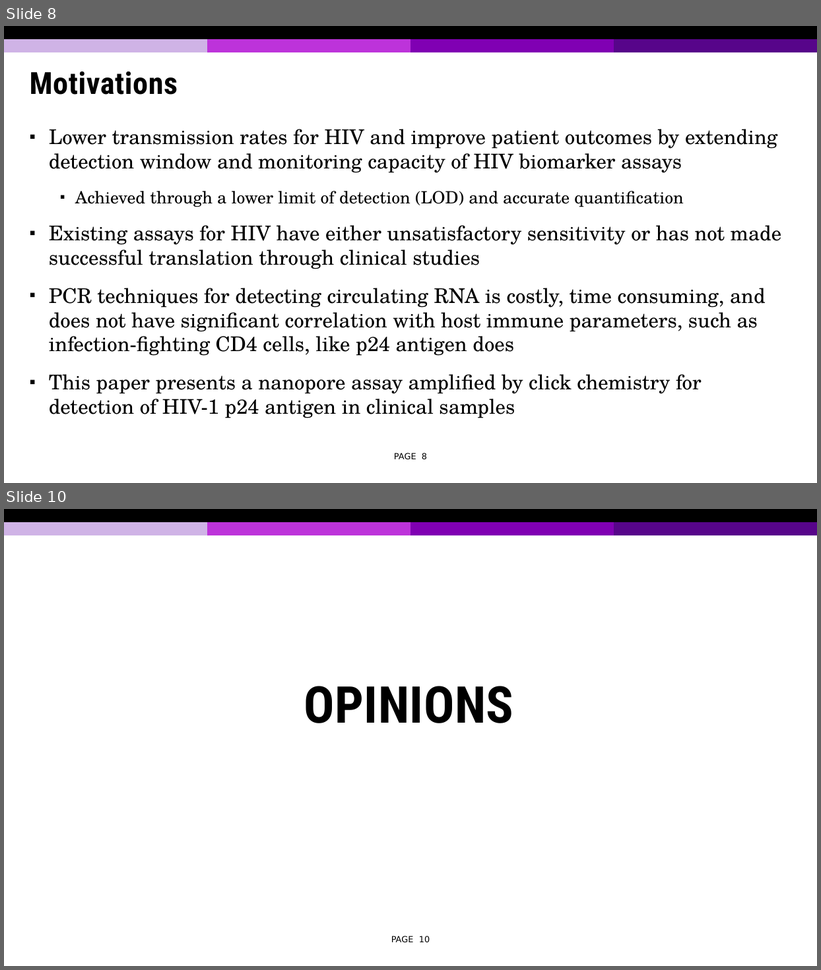
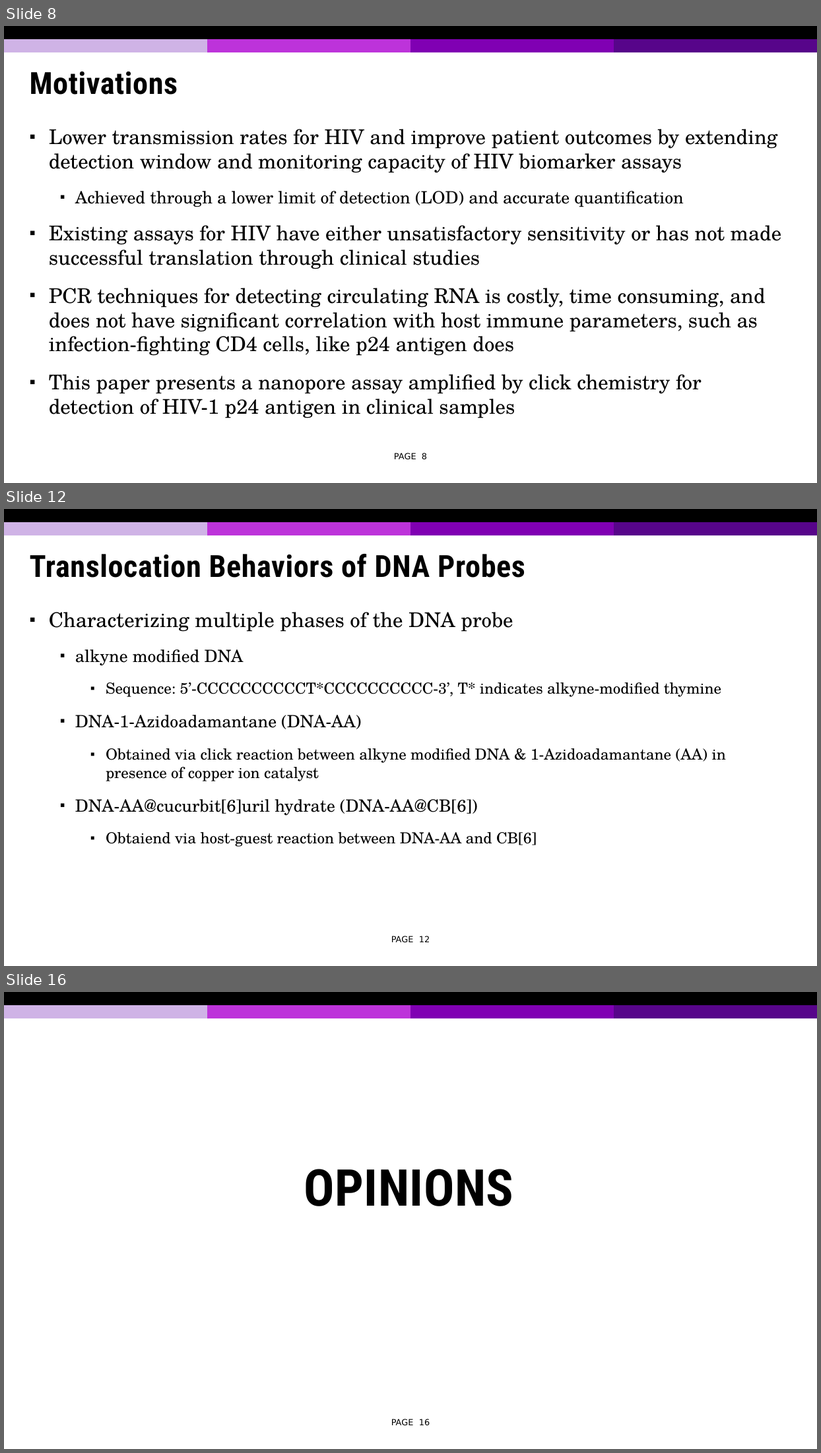
Before and after one commit to tonymin/ECE730, a slide deck: Presentation 2.pptx. Shown one above the other, each under a label of ours: slides 8 and 10 before the commit, slides 8, 12 and 16 after it; the slides between them are not shown. The pictures are 821x970 and 821x1453 pixels, drawn with LibreOffice and Linux fonts; fonts in the diff are those of the drawing; background and template pictures are left out. Boxes give left, top, right and bottom in pixels: in the first picture for what was removed or moved away, otherwise in the second. Text is boxed around its words. In the diff, an @@ line names an element or a change of style, - is before the commit and + after.

```diff
--- a/Presentation 2.pptx
+++ b/Presentation 2.pptx
@@ slide 12 added at (4, 509, 817, 966), background #FFFFFF; not listed: 5 template elements that a slide beside it also shows @@
@@ title added at (30, 554, 525, 578), 27 pt, text #000000, bold @@
+Translocation Behaviors of DNA Probes
@@ text added at (49, 612, 726, 847), 13.5 pt, text #000000 @@
+▪ Characterizing multiple phases of the DNA probe
+  ▪ alkyne modified DNA
+    ▪ Sequence: 5’-CCCCCCCCCCT*CCCCCCCCCC-3’, T* indicates alkyne-modified thymine
+  ▪ DNA-1-Azidoadamantane (DNA-AA)
+    ▪ Obtained via click reaction between alkyne modified DNA & 1-Azidoadamantane (AA) in presence of copper ion catalyst
+  ▪ DNA-AA@cucurbit[6]uril hydrate (DNA-AA@CB[6])
+    ▪ Obtaiend via host-guest reaction between DNA-AA and CB[6]
@@ page number added at (391, 936, 430, 943), 7.5 pt, text #000000 @@
+PAGE 12
@@ what was slide 10 is now slide 16 @@
@@ page number at (391, 1419, 430, 1426): text changed @@
-PAGE 10
+PAGE 16
```
Also in this commit, not shown: 1 slide changed, 6 other slides added, 1 slide removed.
